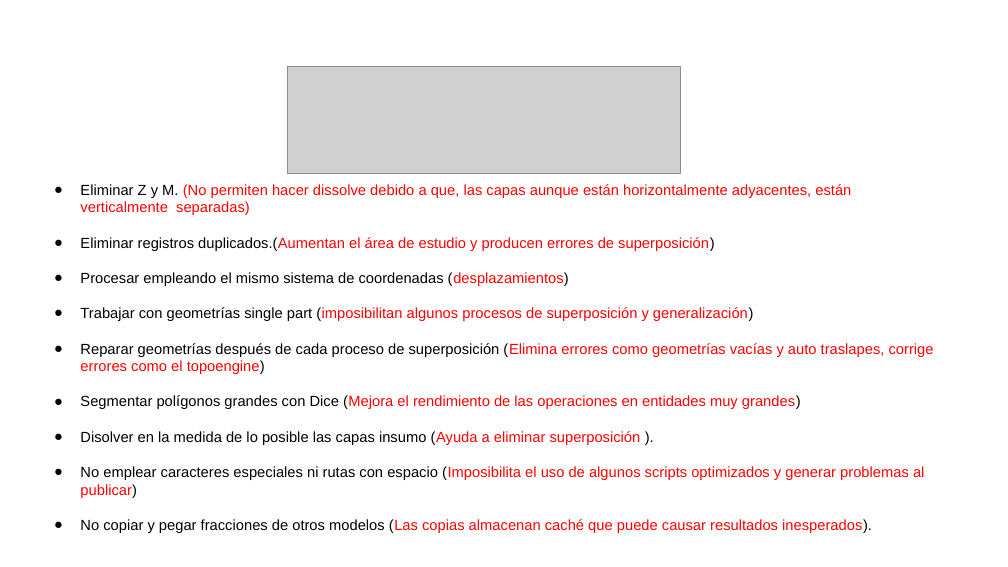
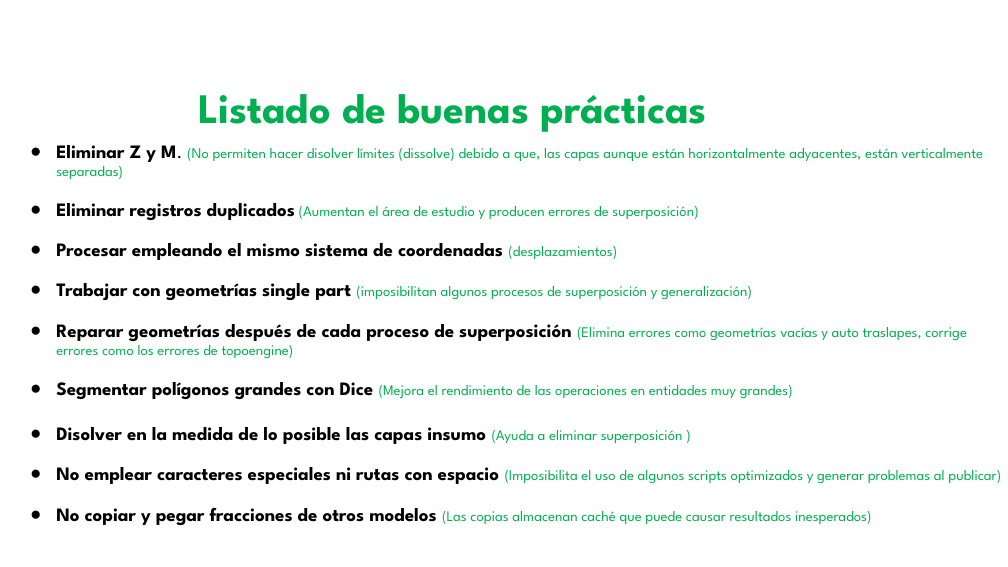
Before and after one commit to UpraAnalisis/Buenas_Practicas_de_Geoprocesamiento, a slide deck: slide 2 of Buenas_Prácticas_de_Geoprocesamiento .pptx. Drawn at 1008x567 pixels with LibreOffice and Linux fonts; fonts in the diff are those of the drawing; grey boxes stand for pictures; background and template pictures are left out. Boxes give left, top, right and bottom in pixels: in the first picture for what was removed or moved away, otherwise in the second. Text is boxed around its words. In the diff, an @@ line names an element or a change of style, - is before the commit and + after.

```diff
--- a/Buenas_Prácticas_de_Geoprocesamiento .pptx
+++ b/Buenas_Prácticas_de_Geoprocesamiento .pptx
@@ picture removed at (287, 67, 681, 173) @@
@@ text "Eliminar Z y M. (No ...": place and size @@
-text "Eliminar Z y M. (No ..." at (80, 184, 934, 533)
+text "Eliminar Z y M. (No ..." at (56, 145, 1001, 525)
@@ text added at (198, 94, 707, 132), 40 pt, text #00B050, bold @@
+Listado de buenas prácticas
@@ text at (56, 145, 983, 220): text changed; font Arial to League Spartan; text colour #FF0000 to #00B050 @@
-● Eliminar Z y M. (No permiten hacer dissolve debido a que, las capas aunque están horizontalmente adyacentes, están verticalmente separadas)
-● Eliminar registros duplicados.(Aumentan el área de estudio y producen errores de superposición)
+● Eliminar Z y M. (No permiten hacer disolver límites (dissolve) debido a que, las capas aunque están horizontalmente adyacentes, están verticalmente separadas)
+● Eliminar registros duplicados (Aumentan el área de estudio y producen errores de superposición)
@@ text at (56, 243, 1001, 484): size 14 to 18 pt, bold on in "Procesar empleando el mismo sistema de coordenadas", "Trabajar con geometrías single part", "Segmentar polígonos grandes con Dice", "No emplear caracteres especiales ni rutas con ..."; font Arial to League Spartan in "Procesar empleando el mismo sistema de coordenadas ...", "Trabajar con geometrías single part (imposibilitan algunos ...", "Segmentar polígonos grandes con Dice (Mejora el ...", "No emplear caracteres especiales ni rutas con ..."; text colour #000000 to #00B050 in "(desplazamientos)", "(imposibilitan generalización)", "(Mejora grandes)", "(Imposibilita publicar)"; text colour #FF0000 to #00B050 in "(desplazamientos)", "(imposibilitan algunos procesos de superposición y generaliz ...", "(Mejora el rendimiento de las operaciones en ...", "(Imposibilita el uso de algunos scripts optimizados ..." @@
@@ text at (56, 324, 967, 359): text changed; font Arial to League Spartan; text colour #FF0000 to #00B050 @@
-● Reparar geometrías después de cada proceso de superposición (Elimina errores como geometrías vacías y auto traslapes, corrige errores como el topoengine)
+● Reparar geometrías después de cada proceso de superposición (Elimina errores como geometrías vacías y auto traslapes, corrige errores como los errores de topoengine)
@@ text at (56, 427, 683, 444): text changed; size 14 to 18 pt; font Arial to League Spartan; bold on @@
-● Disolver en la medida de lo posible las capas insumo (Ayuda a eliminar superposición ).
+● Disolver en la medida de lo posible las capas insumo (Ayuda a eliminar superposición )
@@ text at (56, 507, 871, 525): text changed; font Arial to League Spartan; text colour #FF0000 to #00B050 @@
-● No copiar y pegar fracciones de otros modelos (Las copias almacenan caché que puede causar resultados inesperados).
+● No copiar y pegar fracciones de otros modelos (Las copias almacenan caché que puede causar resultados inesperados)
```
Also in this commit, not shown: 1 other slide changed, 3 slides removed.
